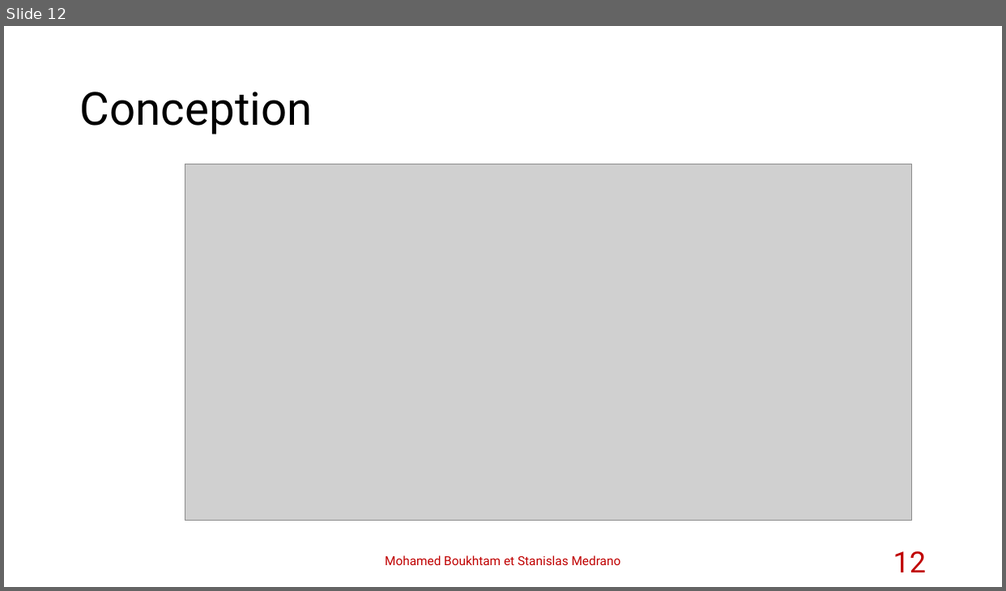
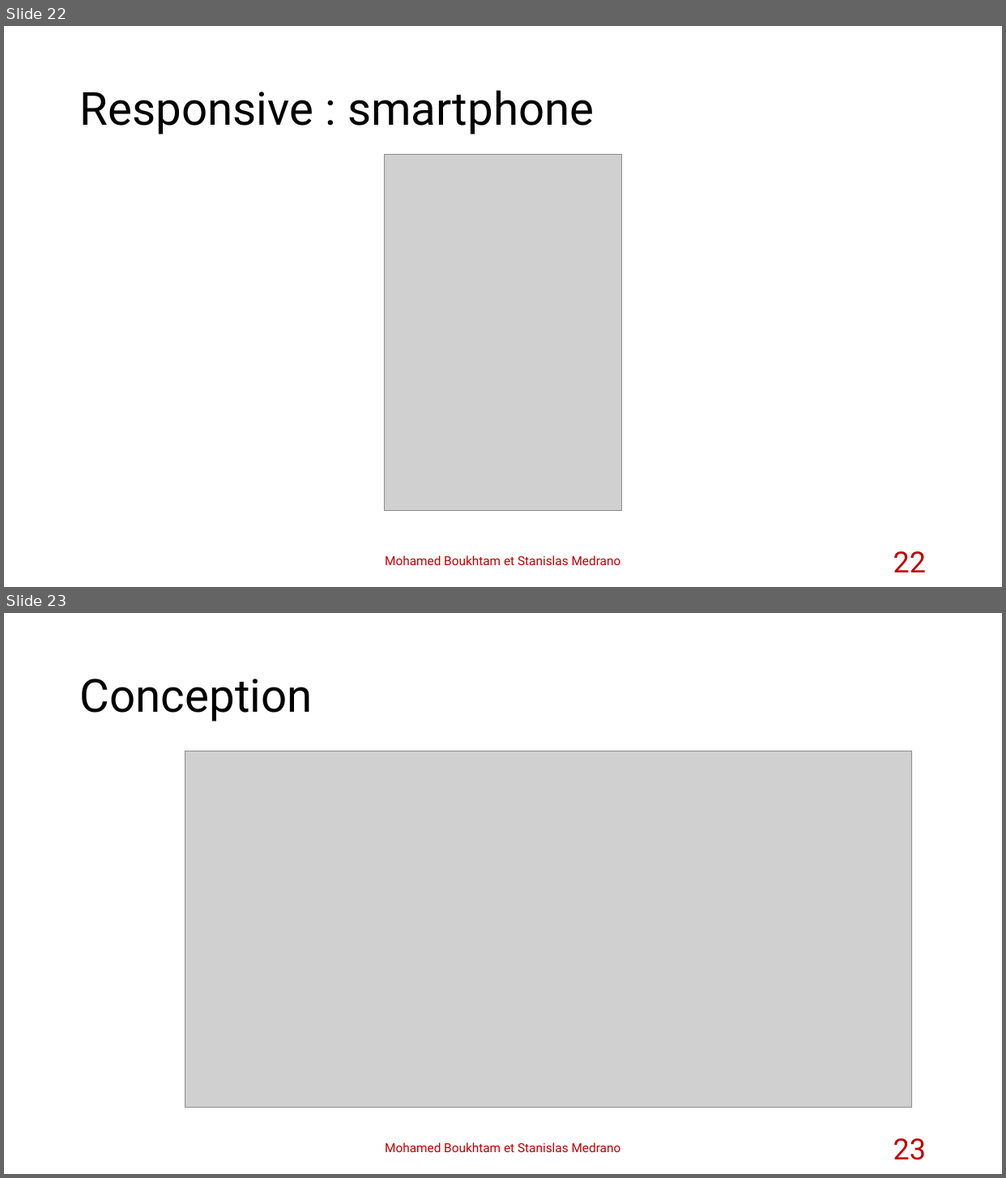
Before and after one commit to stanfrbd/stcodin, a slide deck: documents/Projet_Codin_StanislasMedrano_MohamedBoukhtam.pptx. Shown one above the other, each under a label of ours: slide 12 before the commit, slides 22 and 23 after it. The pictures are 1006x591 and 1006x1178 pixels, drawn with LibreOffice and Linux fonts; fonts in the diff are those of the drawing; grey boxes stand for pictures; background and template pictures are left out. Boxes give left, top, right and bottom in pixels: in the first picture for what was removed or moved away, otherwise in the second. Text is boxed around its words. In the diff, an @@ line names an element or a change of style, - is before the commit and + after.

```diff
--- a/documents/Projet_Codin_StanislasMedrano_MohamedBoukhtam.pptx
+++ b/documents/Projet_Codin_StanislasMedrano_MohamedBoukhtam.pptx
@@ slide 22 added at [4, 26, 1002, 587], background #FFFFFF @@
@@ title added at [80, 90, 594, 135], 44 pt, text #000000 @@
+Responsive : smartphone
@@ picture added at [385, 155, 621, 511] @@
@@ text added at [385, 556, 621, 565], 12 pt, text #C00000 @@
+Mohamed Boukhtam et Stanislas Medrano
@@ page number added at [893, 552, 926, 573], 28 pt, text #C00000 @@
+22
@@ what was slide 12 is now slide 23 @@
@@ page number at [893, 1139, 926, 1161]: text changed @@
-12
+23
```
Also in this commit, not shown: 3 slides changed, 12 other slides added, 4 other files.
